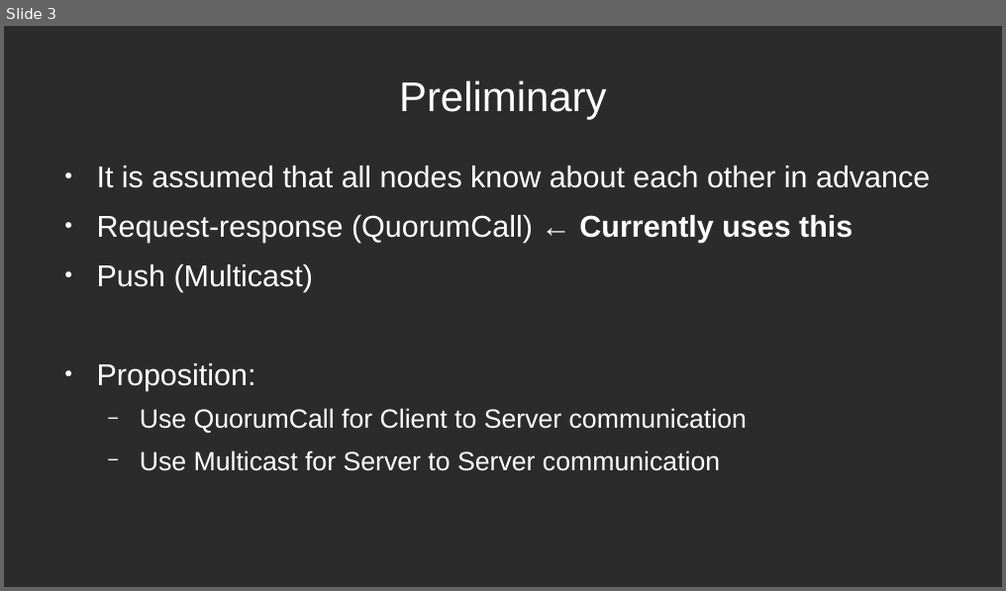
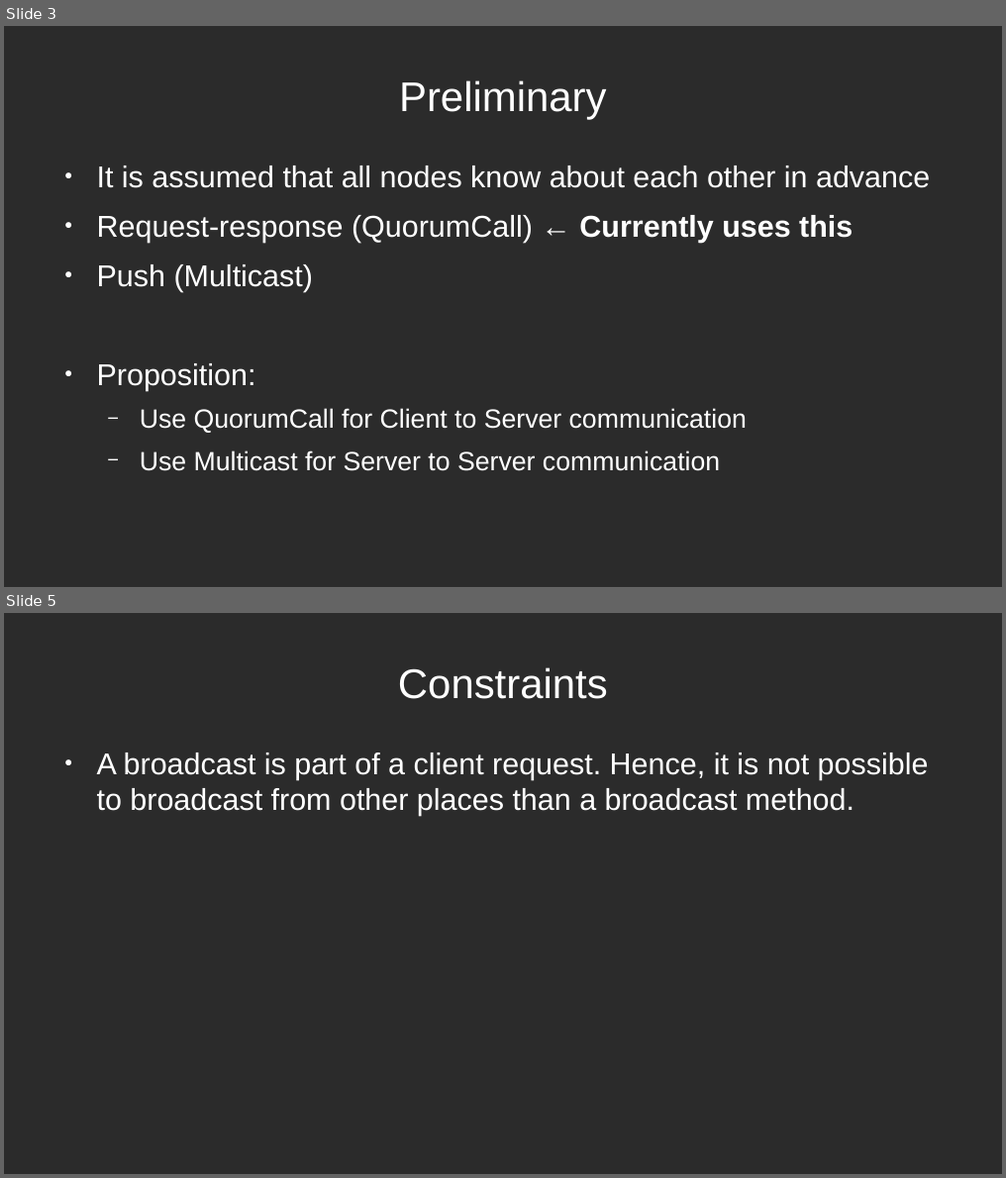
Before and after one commit to aleksander-vedvik/Master, a slide deck: notes/presentation_updated.odp. Shown one above the other, each under a label of ours: slide 3 before the commit, slides 3 and 5 after it; the slides between them are not shown. The pictures are 1006x591 and 1006x1178 pixels, drawn with LibreOffice and Linux fonts; fonts in the diff are those of the drawing; background and template pictures are left out; a plain dark background stands for a picture behind light text. Boxes give left, top, right and bottom in pixels: in the first picture for what was removed or moved away, otherwise in the second. Text is boxed around its words. In the diff, an @@ line names an element or a change of style, - is before the commit and + after.

```diff
--- a/notes/presentation_updated.odp
+++ b/notes/presentation_updated.odp
@@ slide 5 added at (x1=4, y1=613, x2=1002, y2=1174), background picture (left out) @@
@@ title added at (x1=398, y1=667, x2=608, y2=699), 33 pt, text #FFFFFF @@
+Constraints
@@ text added at (x1=97, y1=753, x2=929, y2=816), 24 pt, text #FFFFFF @@
+● A broadcast is part of a client request. Hence, it is not possible to broadcast from other places than a broadcast method.
```
Also in this commit, not shown: 1 slide changed, 12 other files.
